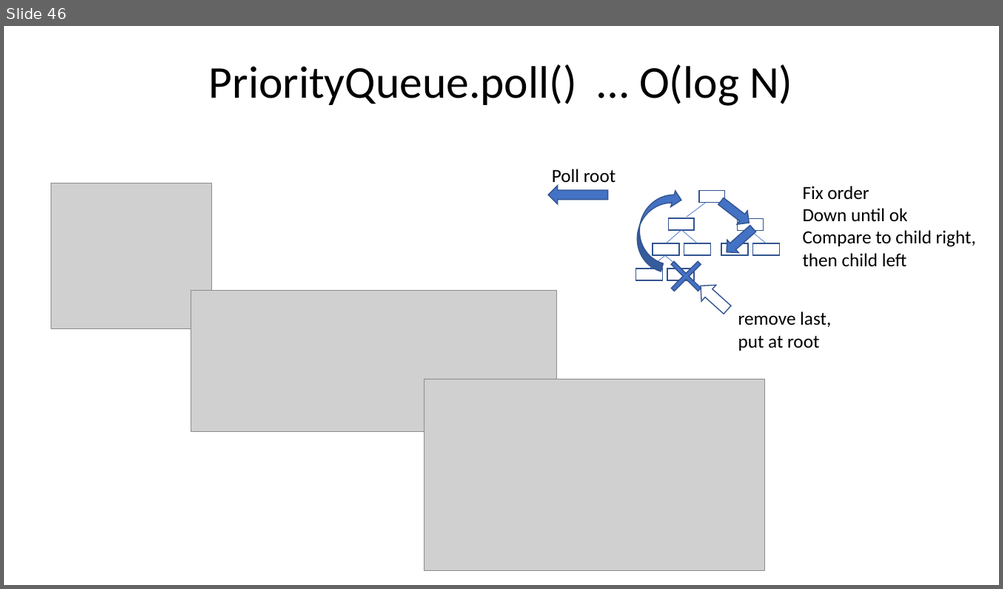
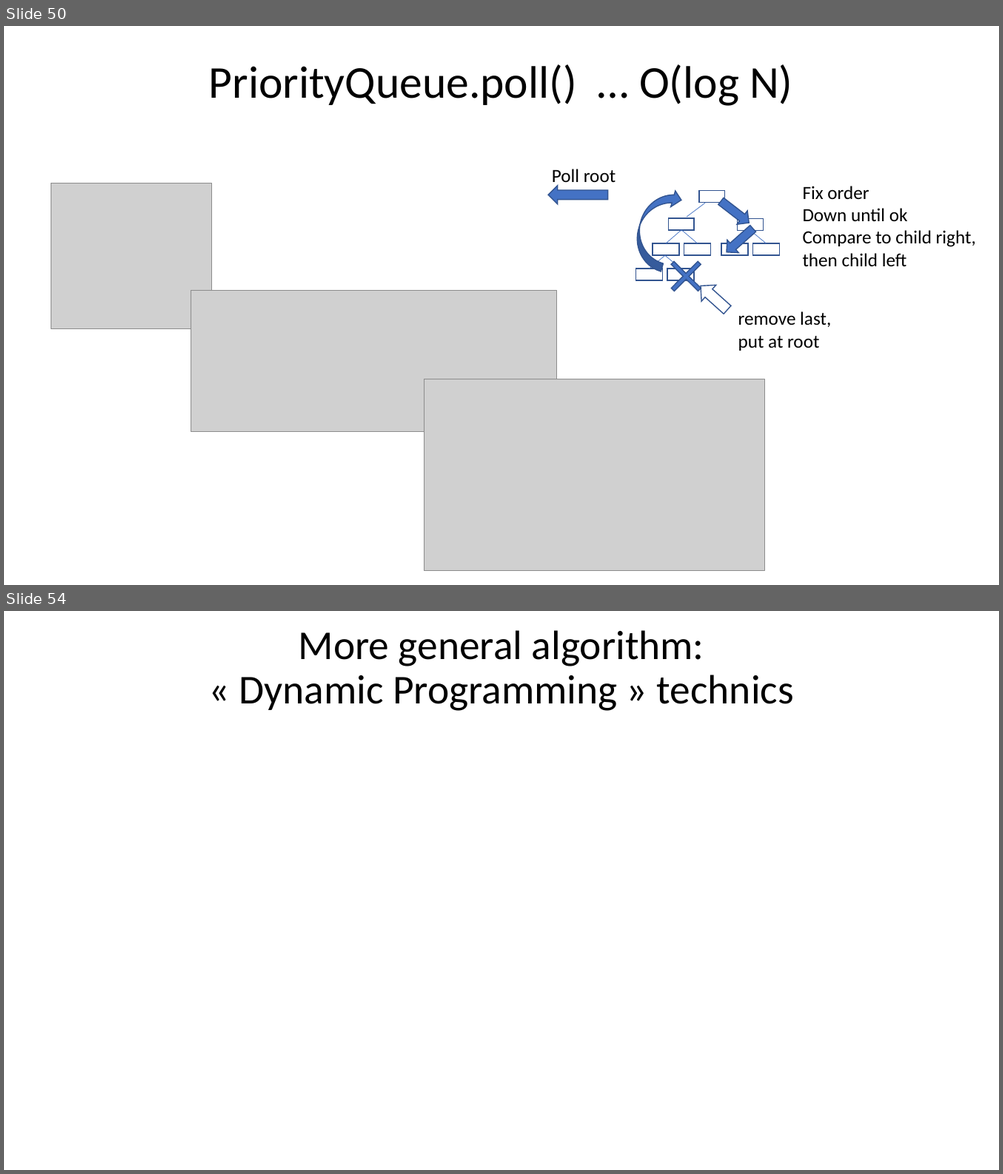
Before and after one commit to Arnaud-Nauwynck/presentations, a slide deck: java/Basic-Data-Structures.pptx. Shown one above the other, each under a label of ours: slide 46 before the commit, slides 50 and 54 after it; the slides between them are not shown. The pictures are 1003x589 and 1003x1174 pixels, drawn with LibreOffice and Linux fonts; fonts in the diff are those of the drawing; grey boxes stand for pictures. Boxes give left, top, right and bottom in pixels: in the first picture for what was removed or moved away, otherwise in the second. Text is boxed around its words. In the diff, an @@ line names an element or a change of style, - is before the commit and + after.

```diff
--- a/java/Basic-Data-Structures.pptx
+++ b/java/Basic-Data-Structures.pptx
@@ slide 54 added at [4, 611, 999, 1170], background #FFFFFF @@
@@ title added at [239, 630, 794, 711], 39.6 pt, text #000000 @@
+More general algorithm:
+« Dynamic Programming » technics
@@ what was slide 46 is now slide 50 @@
```
Also in this commit, not shown: 4 slides changed, 6 other slides added, 3 slides removed.
